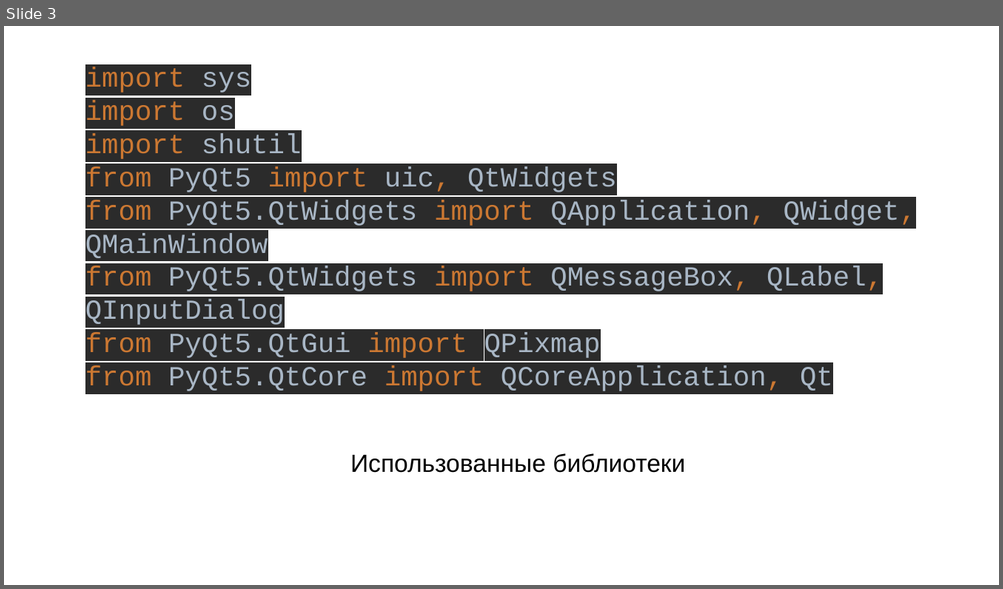
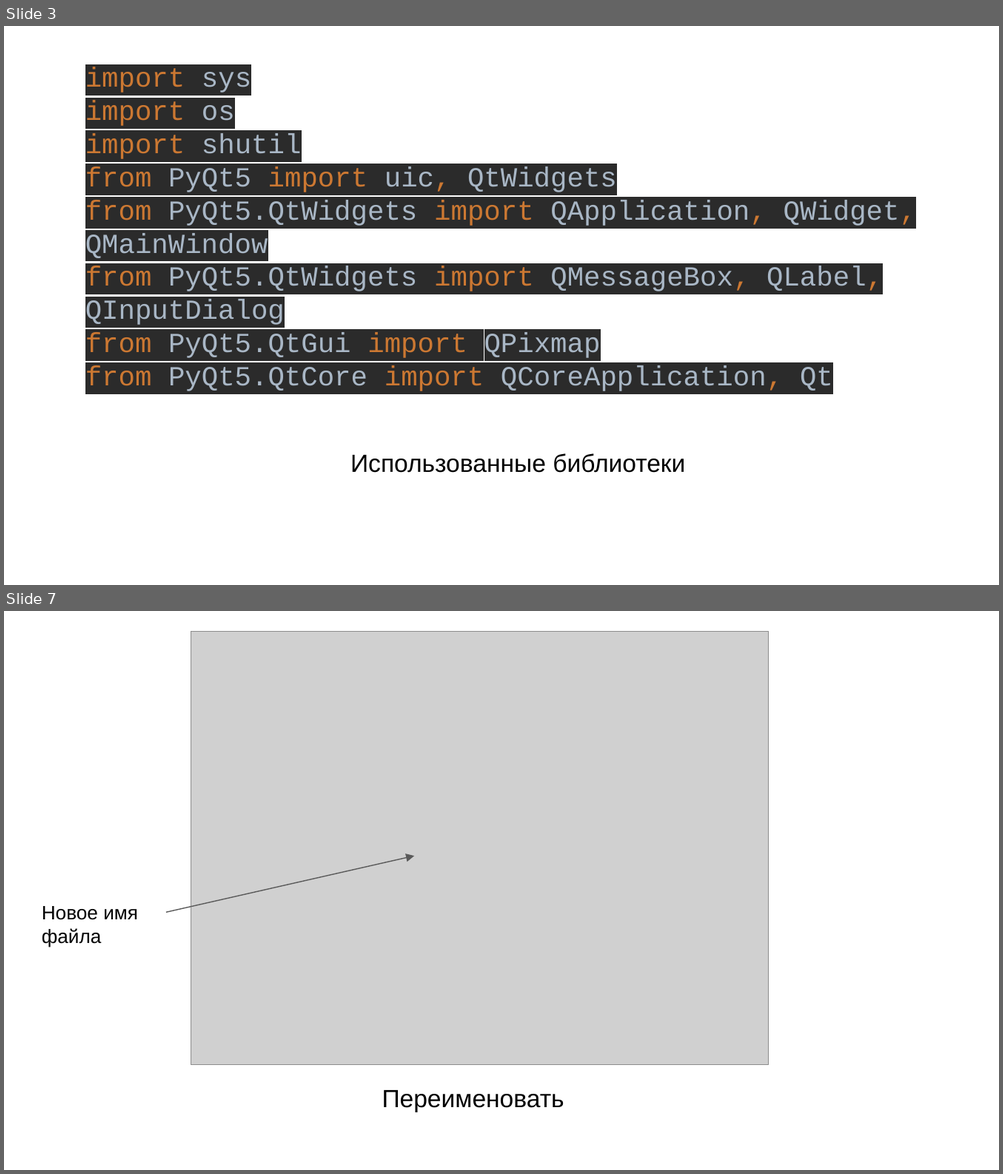
Before and after one commit to lllRusLiklll/FileManeger, a slide deck: Презентация.pptx. Shown one above the other, each under a label of ours: slide 3 before the commit, slides 3 and 7 after it; the slides between them are not shown. The pictures are 1003x589 and 1003x1174 pixels, drawn with LibreOffice and Linux fonts; fonts in the diff are those of the drawing; grey boxes stand for pictures. Boxes give left, top, right and bottom in pixels: in the first picture for what was removed or moved away, otherwise in the second. Text is boxed around its words. In the diff, an @@ line names an element or a change of style, - is before the commit and + after.

```diff
--- a/Презентация.pptx
+++ b/Презентация.pptx
@@ slide 7 added at (x1=4, y1=611, x2=999, y2=1170), background #FFFFFF @@
@@ picture added at (x1=191, y1=631, x2=768, y2=1065) @@
@@ arrow added from (166, 912) to (414, 856), #595959 0.75 pt @@
@@ text added at (x1=42, y1=906, x2=138, y2=948), 14 pt, text #000000 @@
+Новое имя файла
@@ text added at (x1=382, y1=1091, x2=564, y2=1112), 18 pt, text #000000 @@
+Переименовать
```
Also in this commit, not shown: 4 other slides added, 5 slides removed, 3 other files.
